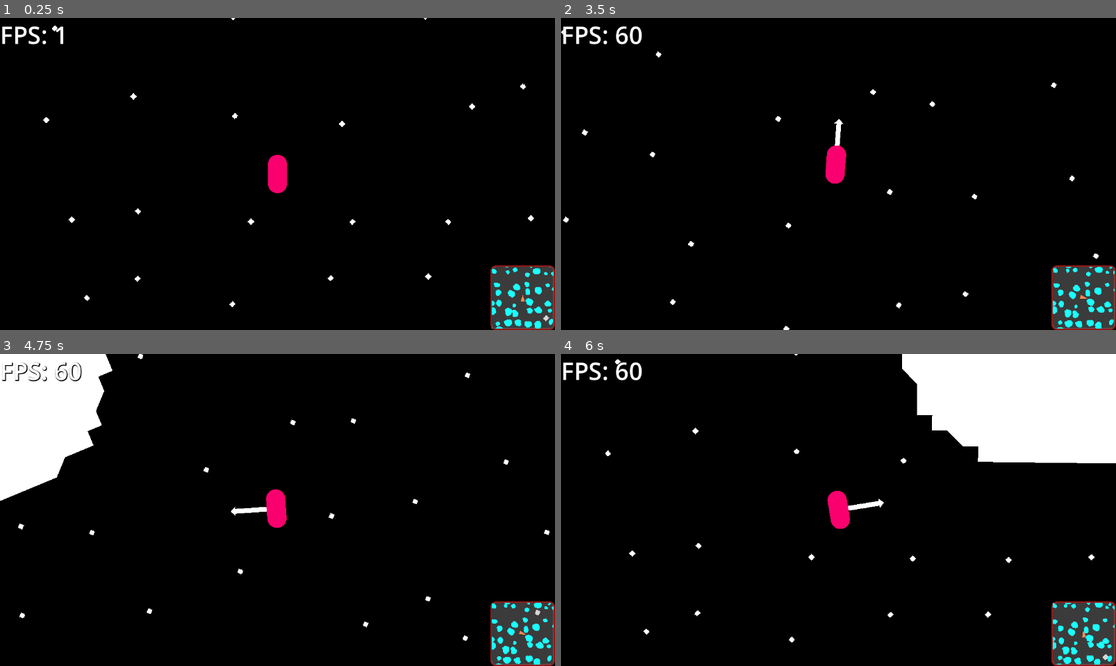
Above: before the commit, frames 1-4 (two rows, left to right).
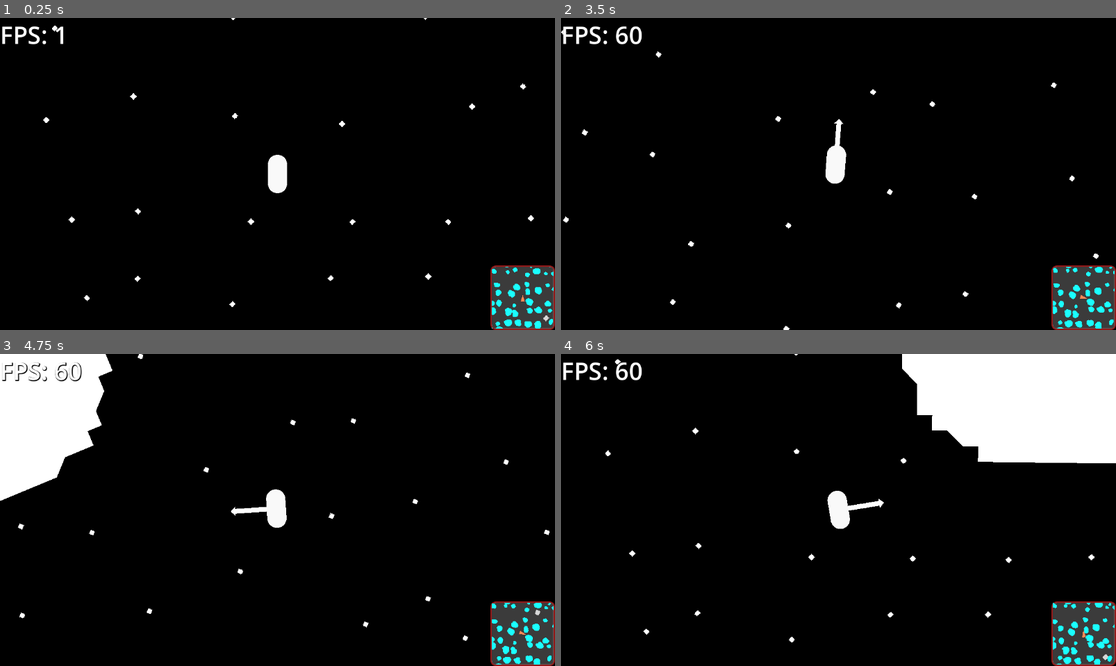
Above: after the commit, the same moments.

Repository: coolspacegame/game
Game: Godot game, scene res://node_2d.tscn
Same seed, same stepped clock (60 frames per second), same inputs: the game is played once before the commit and once after it.
Inputs:
- Up to frame 1 (0.25 s): no input
- Up to frame 2 (3.5 s): tap Enter at 0.5 s; hold D 0.53-1.28 s; hold A 1.28-2.03 s; hold D 2.03-2.78 s; hold W from 2.78 s (still down)
- Up to frame 3 (4.75 s): release W at 3.53 s; hold A from 3.53 s (still down)
- Up to frame 4 (6 s): release A at 5.78 s; hold D from 5.78 s (still down)

The runs differ from the first frame. In frame 1, 0.4% of the frame differs, in the area x 48-52%, y 43-57%; in frame 2, 0.4%; in frame 3, 0.4%; in frame 4, 0.4%.

Commit message:
Function to modulate the color of the player based on booster mode being enabled

Diff:
--- a/scenes/the_character.tscn
+++ b/scenes/the_character.tscn
@@ -8,7 +8,7 @@
 
 [sub_resource type="Gradient" id="Gradient_rj586"]
 offsets = PackedFloat32Array(1)
-colors = PackedColorArray(0.983939, 0, 0.431755, 1)
+colors = PackedColorArray(0.98, 0.98, 0.98, 1)
 
 [sub_resource type="GradientTexture1D" id="GradientTexture1D_4agl4"]
 gradient = SubResource("Gradient_rj586")
--- a/scripts/TheCharacter.gd
+++ b/scripts/TheCharacter.gd
@@ -22,6 +22,17 @@
 const DEBUG_INDICATOR_LINE_WIDTH = 10.0
 const DEBUG_INDICATOR_LINE_LENGTH = 85.0
 const DEBUG_INDICATOR_ARROW_TIP_SIZE = 10.0
+const BOOSTERS_ENABLED_COLOR: Color = Color.LIGHT_GREEN
+const BOOSTERS_DISABLED_COLOR: Color = Color.PALE_VIOLET_RED
+
+## This is for incoming signals to notify this script to set the "boosters enabled" state
+## This should probably be replaced once a Skelly player/game state is integrated,
+## and there are distinct "On asteroid" and "in space" states
+func _on_set_boosters_enabled(enabled:bool) -> void:
+    if enabled:
+        $RenderMesh.self_modulate = BOOSTERS_ENABLED_COLOR
+    else:
+        $RenderMesh.self_modulate = BOOSTERS_DISABLED_COLOR
 
 # (TODO update this comment once "walking" mode is implemented)
 ## This is intended for incoming signals to notify this object that the player is requesting movement with the given direction.
@@ -29,121 +40,121 @@
 ## clockwise (> 0) or counterclockwise (< 0). Similarily, the direction.y movement determines acceleration relative to the character's
 ## forward axis. A positive direction.y value means the character will accelerate forward.
 func _on_request_movement(direction: Vector2i):
-	_requested_movement = direction
+    _requested_movement = direction
 
 ## A callback used internally for the $ProximityDetector to notify this script that there is potentially nearby asteroid
 func _on_body_entered_proximity(body: Node2D):
-	if body is RigidBody2D:
-		var body_parent = body.get_parent()
-		if body_parent is Asteroid:
-			# TODO there should be a better key to use other than the rigid body's RID
-			_nearby_asteroids[body.get_rid()] = body_parent
+    if body is RigidBody2D:
+        var body_parent = body.get_parent()
+        if body_parent is Asteroid:
+            # TODO there should be a better key to use other than the rigid body's RID
+            _nearby_asteroids[body.get_rid()] = body_parent
 
 ## A callback used internally for the $ProximityDetector to notify this script that potentially asteroid is moving away from the character
 func _on_body_exited_proximity(body: Node2D):
-	if body is RigidBody2D:
-		var body_parent = body.get_parent()
-		if body_parent is Asteroid:
-			_nearby_asteroids.erase(body.get_rid())
+    if body is RigidBody2D:
+        var body_parent = body.get_parent()
+        if body_parent is Asteroid:
+            _nearby_asteroids.erase(body.get_rid())
 
 
 func _physics_process(_delta: float) -> void:
 
 
-	# in this section we are seeking the strongest gravitational pull of the nearby asteroids,
-	# and we will apply it to the character
+    # in this section we are seeking the strongest gravitational pull of the nearby asteroids,
+    # and we will apply it to the character
 
-	var strongest_gravity_force := Vector2.ZERO
-	var character_body := $PhysicsBody as RigidBody2D
-	var character_mass := character_body.mass
+    var strongest_gravity_force := Vector2.ZERO
+    var character_body := $PhysicsBody as RigidBody2D
+    var character_mass := character_body.mass
 
-	for asteroid: Asteroid in _nearby_asteroids.values():
-		var asteroid_body := (asteroid.rigid_body as RigidBody2D)
-		var asteroid_mass := asteroid_body.mass
-		var relative_position := (asteroid_body.global_position - character_body.global_position)
-		var radius := relative_position.length()
-		var gravity_force_magnitude := GRAVITATIONAL_CONSTANT * asteroid_mass * character_mass / (radius * radius)
-		var gravity_force_direction := relative_position.normalized()
-		var gravity_force := gravity_force_magnitude * gravity_force_direction
+    for asteroid: Asteroid in _nearby_asteroids.values():
+        var asteroid_body := (asteroid.rigid_body as RigidBody2D)
+        var asteroid_mass := asteroid_body.mass
+        var relative_position := (asteroid_body.global_position - character_body.global_position)
+        var radius := relative_position.length()
+        var gravity_force_magnitude := GRAVITATIONAL_CONSTANT * asteroid_mass * character_mass / (radius * radius)
+        var gravity_force_direction := relative_position.normalized()
+        var gravity_force := gravity_force_magnitude * gravity_force_direction
 
-		if gravity_force_magnitude > strongest_gravity_force.length():
-			strongest_gravity_force = gravity_force
+        if gravity_force_magnitude > strongest_gravity_force.length():
+            strongest_gravity_force = gravity_force
 
 
-	# here we are determining the orientation of the character relative to the asteroid with the strongest pull.
-	# This will be used to rotate the character to align with the surface of the asteroid, providing a "landing" effect
-	var chosen_gravity_direction = strongest_gravity_force.normalized()
-	var character_orientation = character_body.transform.basis_xform(Vector2.DOWN).normalized()
+    # here we are determining the orientation of the character relative to the asteroid with the strongest pull.
+    # This will be used to rotate the character to align with the surface of the asteroid, providing a "landing" effect
+    var chosen_gravity_direction = strongest_gravity_force.normalized()
+    var character_orientation = character_body.transform.basis_xform(Vector2.DOWN).normalized()
 
-	# angle of the gravity vector relative to +x
-	var gravity_vector_angle = atan2(chosen_gravity_direction.y, chosen_gravity_direction.x)
+    # angle of the gravity vector relative to +x
+    var gravity_vector_angle = atan2(chosen_gravity_direction.y, chosen_gravity_direction.x)
 
-	# angle of the character orientation vector relative to +x
-	var character_rotation_angle = atan2(character_orientation.y, character_orientation.x)
-	var angle_delta = character_rotation_angle - gravity_vector_angle
+    # angle of the character orientation vector relative to +x
+    var character_rotation_angle = atan2(character_orientation.y, character_orientation.x)
+    var angle_delta = character_rotation_angle - gravity_vector_angle
 
 
-	# correct the angle delta such that we will always rotate the character the shortest distance. This is necessary for example when
-	# one vector is close to +180 degrees, and the other close to -180 degrees. Without this correction, the character would rotate almost a full 360,
-	# when really we only need to move a few degrees (We are actually working in radians)
-	if angle_delta > PI:
-		angle_delta = angle_delta - 2*PI
-	elif angle_delta < -PI:
-		angle_delta = angle_delta + 2*PI
+    # correct the angle delta such that we will always rotate the character the shortest distance. This is necessary for example when
+    # one vector is close to +180 degrees, and the other close to -180 degrees. Without this correction, the character would rotate almost a full 360,
+    # when really we only need to move a few degrees (We are actually working in radians)
+    if angle_delta > PI:
+        angle_delta = angle_delta - 2*PI
+    elif angle_delta < -PI:
+        angle_delta = angle_delta + 2*PI
 
-	# only apply input force/torque if there is requested movement
-	var should_apply_player_input = _requested_movement != Vector2i.ZERO
+    # only apply input force/torque if there is requested movement
+    var should_apply_player_input = _requested_movement != Vector2i.ZERO
 
-	# if we are not receiving a direct request for movement/acceleration, then apply force/torque due to gravity and the automatic rotation to
-	# orient towards the asteroid
-	if not should_apply_player_input:
-		var torque_spring_component = AUTOMATIC_ROTATION_TORQUE_SPRING_CONSTANT * angle_delta
-		var torque_damping_component = AUTOMATIC_ROTATION_TORQUE_DAMPING_CONSTANT * character_body.angular_velocity
-		var automatic_rotation_torque = -torque_spring_component - torque_damping_component
-		var scaled_automatic_rotation_torque = automatic_rotation_torque * strongest_gravity_force.length()
+    # if we are not receiving a direct request for movement/acceleration, then apply force/torque due to gravity and the automatic rotation to
+    # orient towards the asteroid
+    if not should_apply_player_input:
+        var torque_spring_component = AUTOMATIC_ROTATION_TORQUE_SPRING_CONSTANT * angle_delta
+        var torque_damping_component = AUTOMATIC_ROTATION_TORQUE_DAMPING_CONSTANT * character_body.angular_velocity
+        var automatic_rotation_torque = -torque_spring_component - torque_damping_component
+        var scaled_automatic_rotation_torque = automatic_rotation_torque * strongest_gravity_force.length()
 
-		character_body.apply_torque(scaled_automatic_rotation_torque)
-		character_body.apply_central_force(strongest_gravity_force)
+        character_body.apply_torque(scaled_automatic_rotation_torque)
+        character_body.apply_central_force(strongest_gravity_force)
 
 
-	# apply the force and torque as requested, presumably as a signal from the player input controller
-	var requested_movement_force := REQUESTED_MOVEMENT_FORCE_SCALE * _requested_movement.y * Vector2.DOWN.rotated(character_body.rotation)
-	var requested_movement_torque := REQUESTED_MOVEMENT_TORQUE_SCALE * _requested_movement.x
-	character_body.apply_central_force(requested_movement_force)
-	character_body.apply_torque(requested_movement_torque)
+    # apply the force and torque as requested, presumably as a signal from the player input controller
+    var requested_movement_force := REQUESTED_MOVEMENT_FORCE_SCALE * _requested_movement.y * Vector2.DOWN.rotated(character_body.rotation)
+    var requested_movement_torque := REQUESTED_MOVEMENT_TORQUE_SCALE * _requested_movement.x
+    character_body.apply_central_force(requested_movement_force)
+    character_body.apply_torque(requested_movement_torque)
 
-	# send the signal out that will notify other nodes that the character has moved
-	body_transform_updated.emit(character_body.global_transform)
+    # send the signal out that will notify other nodes that the character has moved
+    body_transform_updated.emit(character_body.global_transform)
 
-	# update the rigidbody's siblings to be in the same position as the rigidbody
-	var character_mesh := $RenderMesh as MeshInstance2D
-	var character_proximity_detector = $ProximityDetector as Area2D
+    # update the rigidbody's siblings to be in the same position as the rigidbody
+    var character_mesh := $RenderMesh as MeshInstance2D
+    var character_proximity_detector = $ProximityDetector as Area2D
 
-	character_mesh.transform = character_body.transform
-	character_proximity_detector.transform = character_body.transform
+    character_mesh.transform = character_body.transform
+    character_proximity_detector.transform = character_body.transform
 
-	# this is to make sure the _draw() method is called each frame
-	queue_redraw()
+    # this is to make sure the _draw() method is called each frame
+    queue_redraw()
 
 func _draw() -> void:
 
-	var character_body := $PhysicsBody as RigidBody2D
+    var character_body := $PhysicsBody as RigidBody2D
 
-	# if enabled, show an arrow indicated the input acceleration given by the requested movement
-	if _show_debug_indicators:
-		var arrow_vector_force = _requested_movement.y * Vector2.DOWN.rotated(character_body.rotation) * DEBUG_INDICATOR_LINE_LENGTH
-		var arrow_vector_torque = _requested_movement.x * Vector2.RIGHT.rotated(character_body.rotation) * DEBUG_INDICATOR_LINE_LENGTH
+    # if enabled, show an arrow indicated the input acceleration given by the requested movement
+    if _show_debug_indicators:
+        var arrow_vector_force = _requested_movement.y * Vector2.DOWN.rotated(character_body.rotation) * DEBUG_INDICATOR_LINE_LENGTH
+        var arrow_vector_torque = _requested_movement.x * Vector2.RIGHT.rotated(character_body.rotation) * DEBUG_INDICATOR_LINE_LENGTH
 
-		for arrow_vector in [arrow_vector_force, arrow_vector_torque]:
-			var debug_arrow_from = character_body.position
-			var debug_arrow_to = character_body.position + arrow_vector
-			draw_line(debug_arrow_from, debug_arrow_to, Color.WHITE, DEBUG_INDICATOR_LINE_WIDTH, false)
-			var arrow_tip_points = PackedVector2Array()
-			arrow_tip_points.append(arrow_vector.normalized() * DEBUG_INDICATOR_ARROW_TIP_SIZE + debug_arrow_to)
-			arrow_tip_points.append(arrow_vector.normalized().rotated(PI/2) * DEBUG_INDICATOR_ARROW_TIP_SIZE + debug_arrow_to)
-			arrow_tip_points.append(arrow_vector.normalized().rotated(-PI/2) * DEBUG_INDICATOR_ARROW_TIP_SIZE + debug_arrow_to)
-			var arrow_tip_colors = PackedColorArray()
-			arrow_tip_colors.append(Color.WHITE)
-			arrow_tip_colors.append(Color.WHITE)
-			arrow_tip_colors.append(Color.WHITE)
-			draw_polygon(arrow_tip_points, arrow_tip_colors)
+        for arrow_vector in [arrow_vector_force, arrow_vector_torque]:
+            var debug_arrow_from = character_body.position
+            var debug_arrow_to = character_body.position + arrow_vector
+            draw_line(debug_arrow_from, debug_arrow_to, Color.WHITE, DEBUG_INDICATOR_LINE_WIDTH, false)
+            var arrow_tip_points = PackedVector2Array()
+            arrow_tip_points.append(arrow_vector.normalized() * DEBUG_INDICATOR_ARROW_TIP_SIZE + debug_arrow_to)
+            arrow_tip_points.append(arrow_vector.normalized().rotated(PI/2) * DEBUG_INDICATOR_ARROW_TIP_SIZE + debug_arrow_to)
+            arrow_tip_points.append(arrow_vector.normalized().rotated(-PI/2) * DEBUG_INDICATOR_ARROW_TIP_SIZE + debug_arrow_to)
+            var arrow_tip_colors = PackedColorArray()
+            arrow_tip_colors.append(Color.WHITE)
+            arrow_tip_colors.append(Color.WHITE)
+            arrow_tip_colors.append(Color.WHITE)
+            draw_polygon(arrow_tip_points, arrow_tip_colors)
